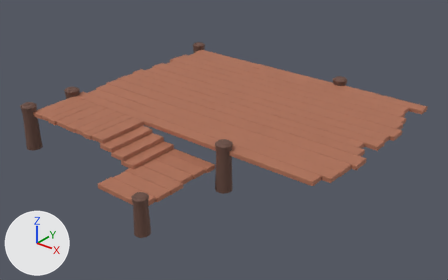
An edit to the FBX model Assets/Static/01_Assets/Cabane/PROP_Ponton.fbx, drawn before and after from the same camera.
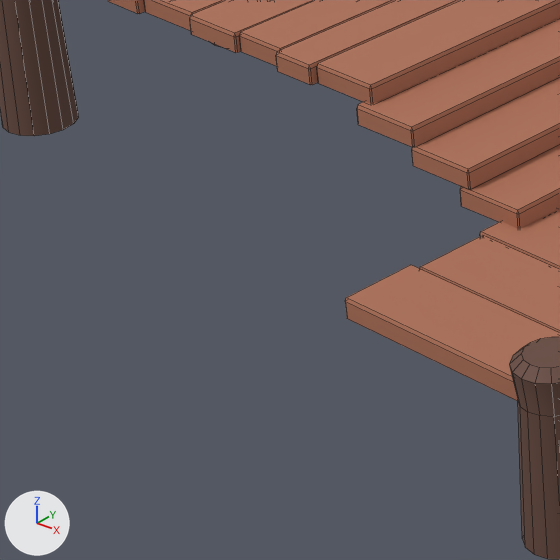
Each version is shown whole from a camera (50 mm lens) standing at (33.01, -43.35, 19.9) and looking at (4.6, -7.84, -2.12), then close up on the part from 6% to 32% of the width and 44% to 85% of the height. The axes (+X, +Y, +Z) are drawn at lower left. The lights are the same throughout. The first two pictures are the older version. The close-ups show mesh edges as thin lines. Where no turn or scale is listed for an object, it has been applied to the vertices.

Script lines for the objects in view, before the commit:
```python
me_mesh_031 = bpy.data.meshes.new('Mesh.031')
me_mesh_031.from_pydata(...)  # 20 vertices, 17 faces; spans x 0.17..1.43, y -4.27..-0.04, z 0.02..0.39
me_mesh_031.materials.append(mat_wood_01)  # brown #ae7056
me_mesh_035 = bpy.data.meshes.new('Mesh.035')
me_mesh_035.from_pydata(...)  # 20 vertices, 17 faces; spans x 0.17..1.43, y -4.27..-0.04, z 0.02..0.39
me_mesh_035.materials.append(mat_wood_01)  # brown #ae7056
me_mesh_044 = bpy.data.meshes.new('Mesh.044')
me_mesh_044.from_pydata(...)  # 20 vertices, 17 faces; spans x 0.04..4.35, y 0.17..1.43, z 0.02..0.39
me_mesh_044.materials.append(mat_wood_01)  # brown #ae7056
ob_planche_toit_262 = bpy.data.objects.new('Planche_Toit_262', me_mesh_031)
ob_planche_toit_262.location = (-5.23, -12.58, -0.33)
ob_planche_toit_266 = bpy.data.objects.new('Planche_Toit_266', me_mesh_035)
ob_planche_toit_266.location = (-1.0, -12.58, -0.33)
ob_planche_toit_275 = bpy.data.objects.new('Planche_Toit_275', me_mesh_044)
ob_planche_toit_275.location = (3.2, -20.14, -1.65)
# also in view: 'Planche_Toit_265' at (-1.25, -14.79, -0.12); 'PONT_Poto_06' at (-8.41, -16.9, -1.34); 'Planche_Toit_264' at (-2.16, -14.74, -0.12); 'PONT_Poto01' at (7.65, -20.17, -1.83); 'Planche_Toit_270' at (5.51, -16.82, -1.44)
```
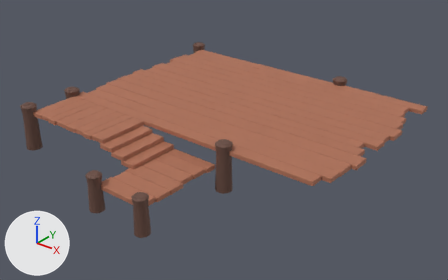
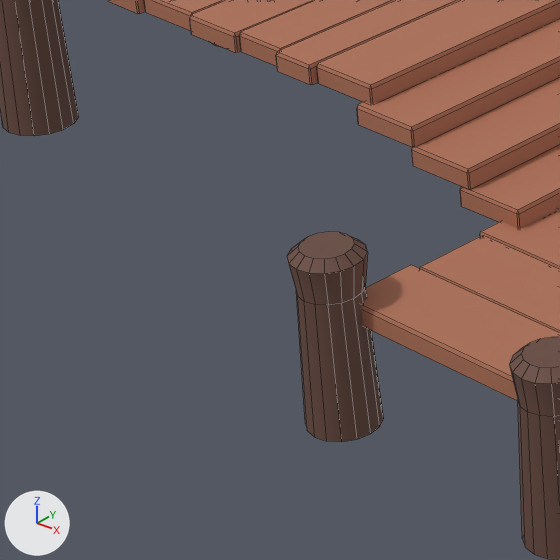
What differs and where, as boxes (x1, y1, x2, y2) in the close-ups (560 x 560 px):
'PONT_Poto03', added (brown)
    after: (287, 232, 384, 442)

Patch to the scene script:
```diff
--- a/Assets/Static/01_Assets/Cabane/PROP_Ponton.fbx.py
+++ b/Assets/Static/01_Assets/Cabane/PROP_Ponton.fbx.py
@@ me_mesh_065 @@
+me_mesh_065.from_pydata(...)  # 64 vertices, 49 faces; spans x -0.56..0.56, y -0.56..0.56, z -2.04..0.83
+me_mesh_065.materials.append(mat_wood_02)  # brown #68493e
@@ ob_pont_poto03 @@
+ob_pont_poto03 = bpy.data.objects.new('PONT_Poto03', me_mesh_065)
+ob_pont_poto03.location = (3.13, -20.09, -1.23)
```
